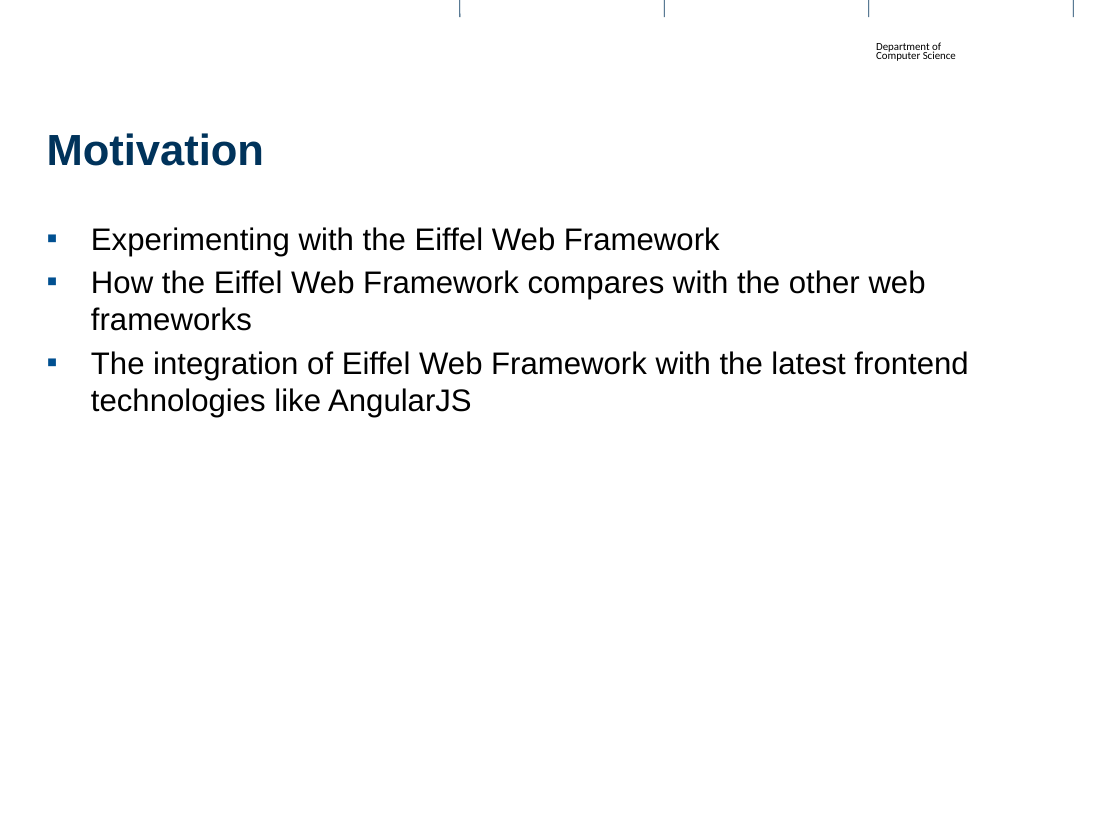
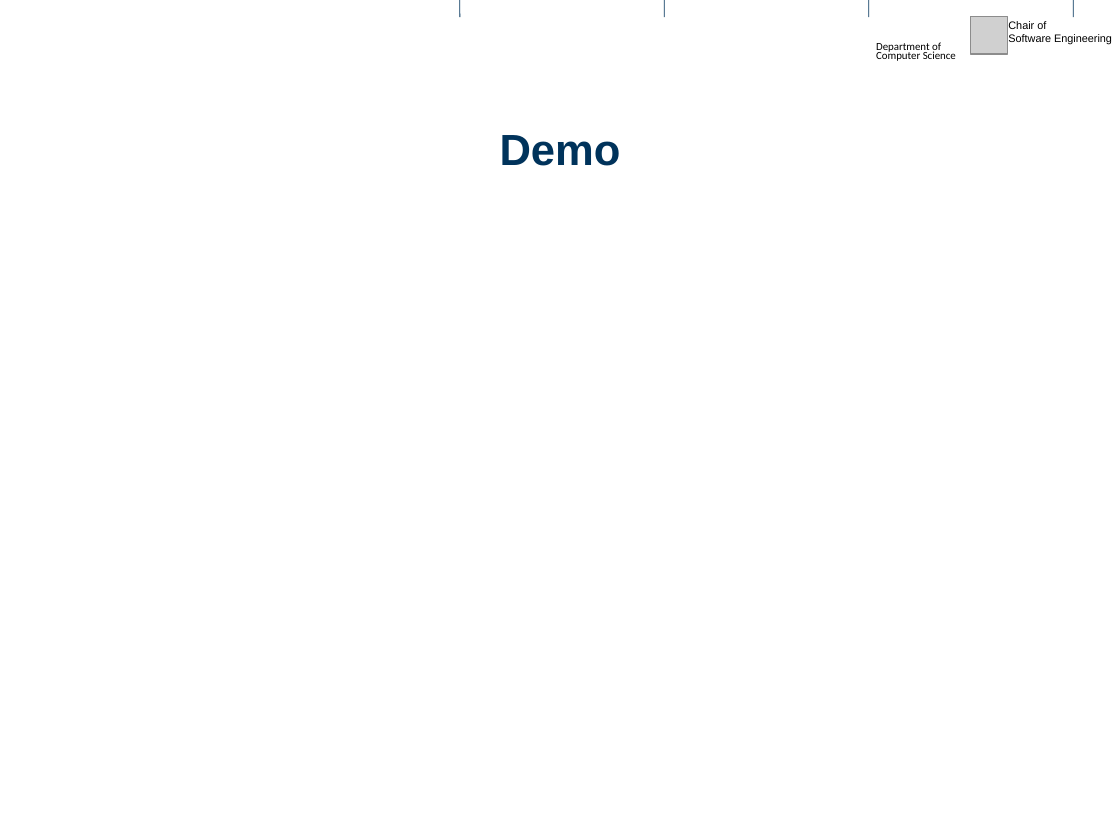
Before and after one commit to kediamanav/Mantra, a slide deck: slide 8 of server_app/my_project.pptx (slide 3 before the commit). Drawn at 1120x840 pixels with LibreOffice and Linux fonts; fonts in the diff are those of the drawing; grey boxes stand for pictures; background and template pictures are left out. Boxes give left, top, right and bottom in pixels: in the first picture for what was removed or moved away, otherwise in the second. Text is boxed around its words. In the diff, an @@ line names an element or a change of style, - is before the commit and + after.

Commit message:
Frontend improved

```diff
--- a/server_app/my_project.pptx
+++ b/server_app/my_project.pptx
@@ picture added at (971, 17, 1008, 55) @@
@@ text added at (1008, 21, 1112, 44), 7 pt, text #000000 @@
+Chair of
+Software Engineering
@@ title at (500, 135, 621, 166): text changed @@
-Motivation
+Demo
@@ text removed at (91, 227, 968, 418) @@
-▪ Experimenting with the Eiffel Web Framework
-▪ How the Eiffel Web Framework compares with the other web frameworks
-▪ The integration of Eiffel Web Framework with the latest frontend technologies like AngularJS
```
Also in this commit, not shown: 13 other slides changed, 2 slides added, 4 slides removed, 4 other files.
